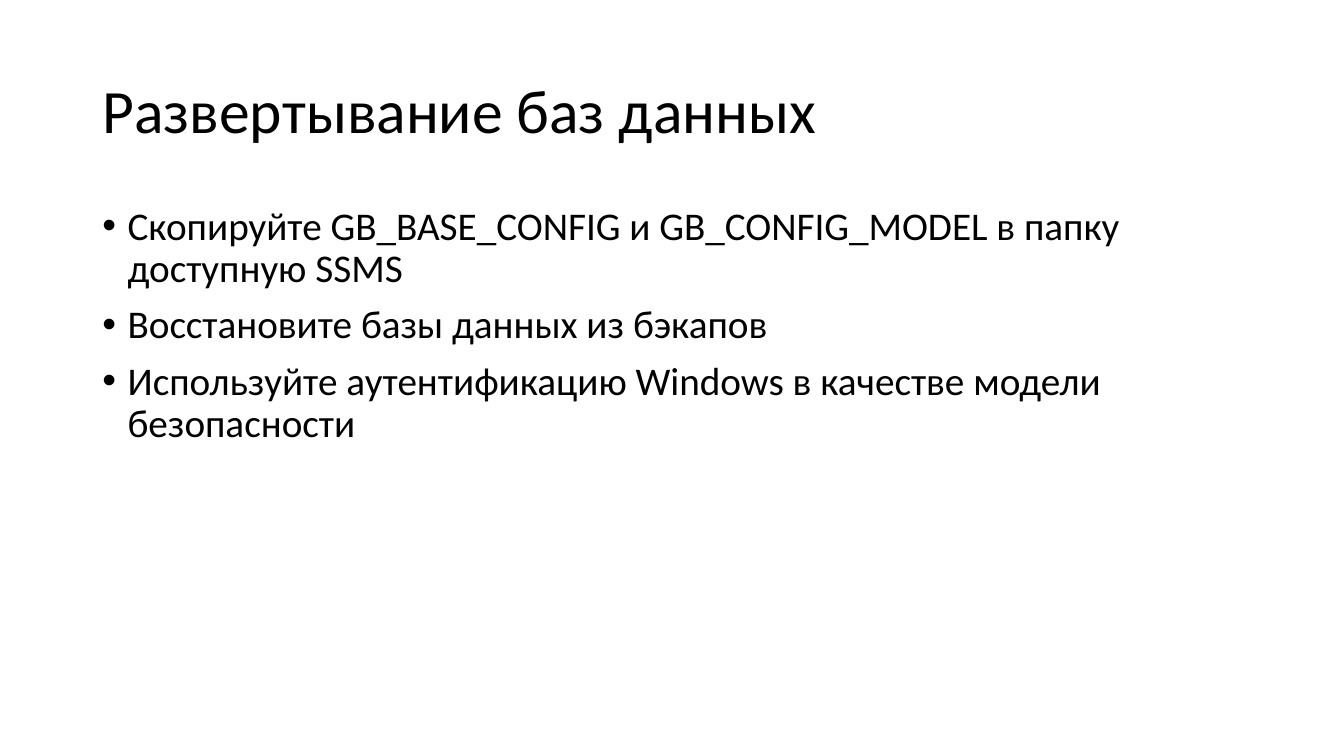
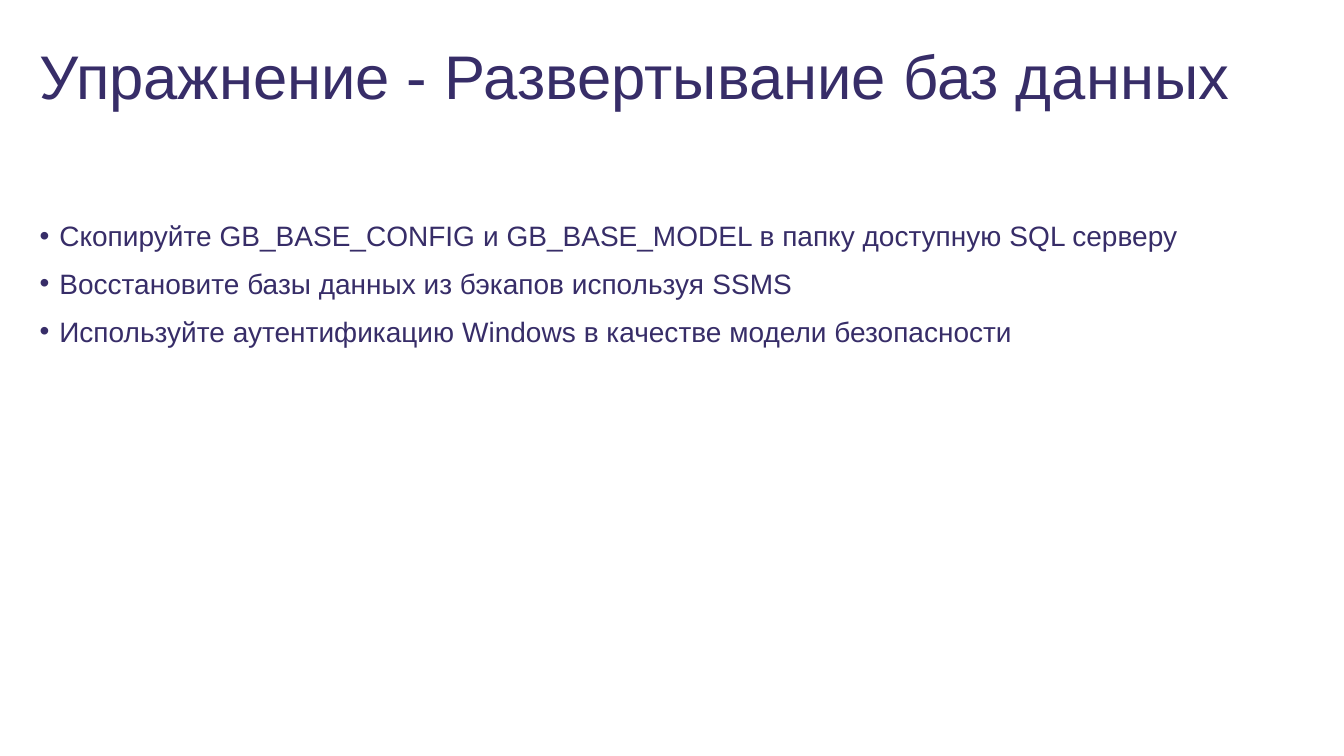
Before and after one commit to dmitriykuptsov/SQL, a slide deck: slide 4 of GB.pptx. Drawn at 1344x756 pixels with LibreOffice and Linux fonts; fonts in the diff are those of the drawing; background and template pictures are left out. Boxes give left, top, right and bottom in pixels: in the first picture for what was removed or moved away, otherwise in the second. Text is boxed around its words. In the diff, an @@ line names an element or a change of style, - is before the commit and + after.

```diff
--- a/GB.pptx
+++ b/GB.pptx
@@ title "Упражнение - Развертывание баз данных" at (40,54,1229,111): vertical alignment middle to top @@
@@ title at (40,54,1229,111): text changed; font Calibri to Arial; text colour #000000 to #372D68 @@
-Развертывание баз данных
+Упражнение - Развертывание баз данных
@@ text "Скопируйте GB_BASE_CONFIG и GB_BASE_MODEL в ...": place and size @@
-text "Скопируйте GB_BASE_CONFIG и GB_BASE_MODEL в ..." at (128,213,1119,438)
+text "Скопируйте GB_BASE_CONFIG и GB_BASE_MODEL в ..." at (59,225,1177,347)
@@ text at (59,225,1177,299): text changed; size 28 to 20 pt; font Calibri to Arial; text colour #000000 to #372D68 @@
-• Скопируйте GB_BASE_CONFIG и GB_CONFIG_MODEL в папку доступную SSMS
-• Восстановите базы данных из бэкапов
+• Скопируйте GB_BASE_CONFIG и GB_BASE_MODEL в папку доступную SQL серверу
+• Восстановите базы данных из бэкапов используя SSMS
@@ text at (59,321,1011,347): size 28 to 20 pt, font Calibri to Arial, text colour #000000 to #372D68 in "Используйте аутентификацию Windows в качестве модели безопас ..."; indent changed; line spacing 0.9 to 1 @@
```
Also in this commit, not shown: 11 other slides changed, 4 slides added, 3 other files.
